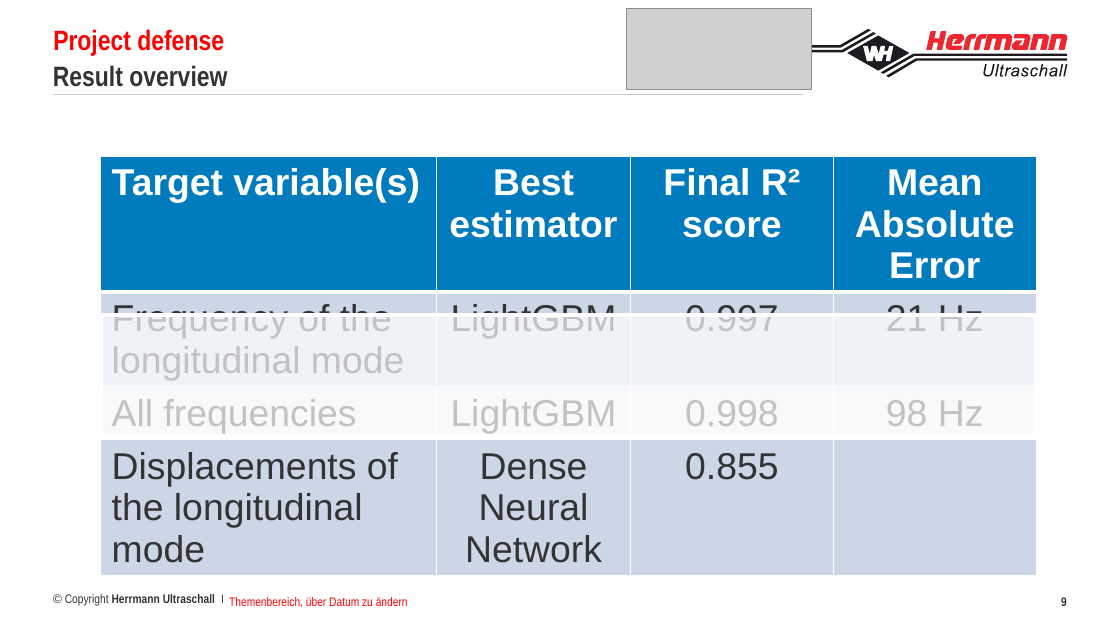
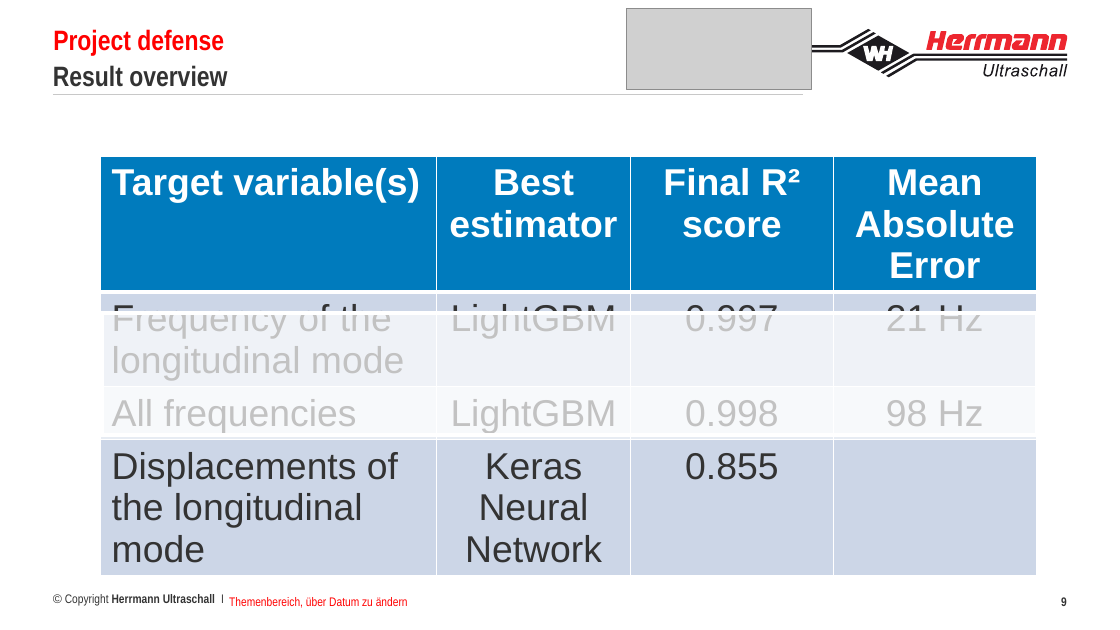
Before and after one commit to francoisbrouet/sep24_cds_int_us-welding, a slide deck: slide 9 of defense/Project defense Francois Brouet.pptx. Drawn at 1120x630 pixels with LibreOffice and Linux fonts; fonts in the diff are those of the drawing; grey boxes stand for pictures; background and template pictures are left out. Boxes give left, top, right and bottom in pixels: in the first picture for what was removed or moved away, otherwise in the second. Text is boxed around its words. In the diff, an @@ line names an element or a change of style, - is before the commit and + after.

```diff
--- a/defense/Project defense Francois Brouet.pptx
+++ b/defense/Project defense Francois Brouet.pptx
@@ table at (101, 157, 1036, 567) @@
-row 4, column 2: Dense Neural Network
+row 4, column 2: Keras Neural Network
```
Also in this commit, not shown: 1 other slide changed, 4 other files.
